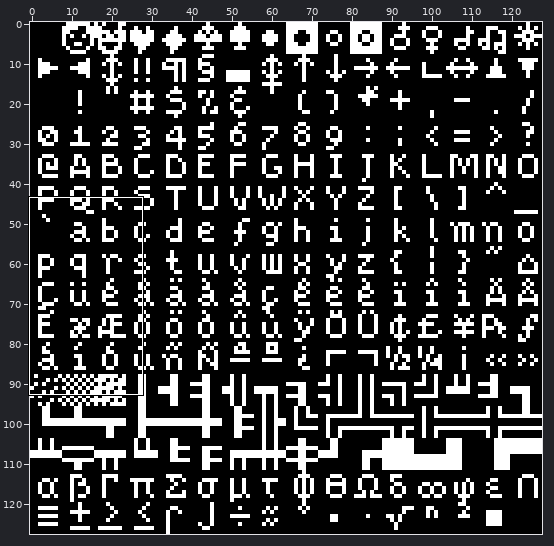
Two states of a pixel-art file, src/fonts/blightbutts_8x8.aseprite. Above, an overview of the earlier version with the close-up marked.
Close-up. Earlier state:
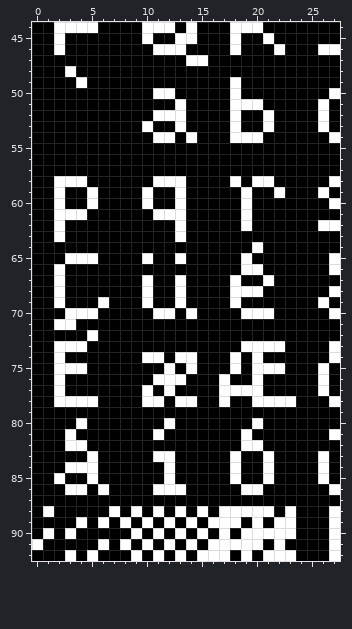
128x128 pixels, 1 frame. Shown: x 0..27, y 44..92. The commit also changed other parts of the picture, which this record leaves out.
Once edited:
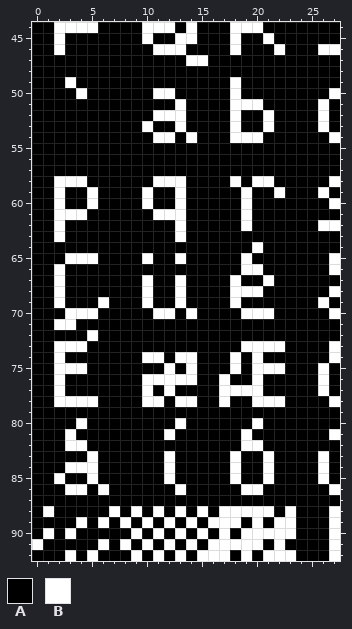
Palette (. is transparent): A #000000  B #ffffff
Diff:
--- layer "Blightbulb"
@@ x 1..6 @@
 47 AAAAAA
-48 AABAAA
-49 AAABAA
-50 AAAAAA
+48 AAAAAA
+49 AABAAA
+50 AAABAA
 51 AAAAAA
@@ x 8..25 @@
 75 AAAABABAAABABBBAAA
-76 AAABBBAAABAABAAAAA
+76 AABBBBBAABAABAAAAA
 77 AABABAAAABBBBAAAAA
-78 AABBABBAABAABBBBAA
+78 AABBABBAABAABBBAAA
 79 AAAAAAAAAAAAAAAAAA
-80 AAAABAAAAAAABAAAAA
-81 AAABAAAAAAABAAAAAA
+80 AAAAABAAAAAABAAAAA
+81 AAAABAAAAAABAAAAAA
 82 AAAAAAAAAAABBAAAAA
-83 AAABBAAAAABAABAAAA
+83 AAAABAAAAABAABAAAA
 84 AAAABAAAAABAABAAAA
 85 AAAABAAAAABAABAAAA
-86 AAABBBAAAAABBAAAAA
+86 AAAAABAAAAABBAAAAA
 87 AAAAAAAAAAAAAAAAAA
Boxes around the changes in both close-ups, in picture pixels (x1, y1, x2, y2):
changed: (65, 66, 87, 99)
changed: (142, 374, 197, 385)
changed: (285, 396, 296, 407)
changed: (153, 418, 186, 495)
